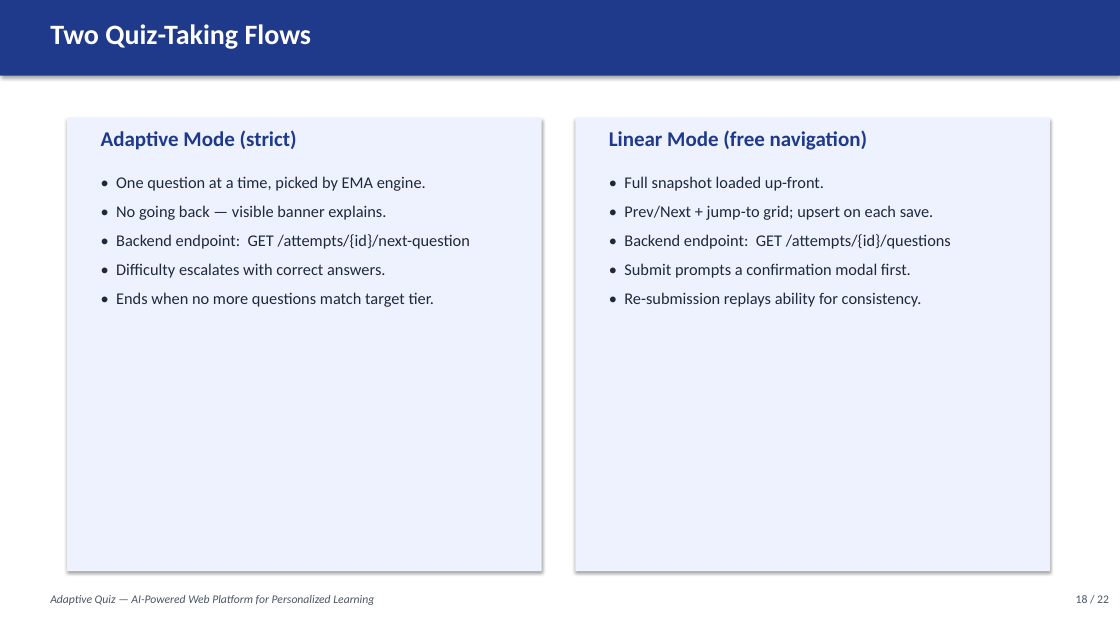
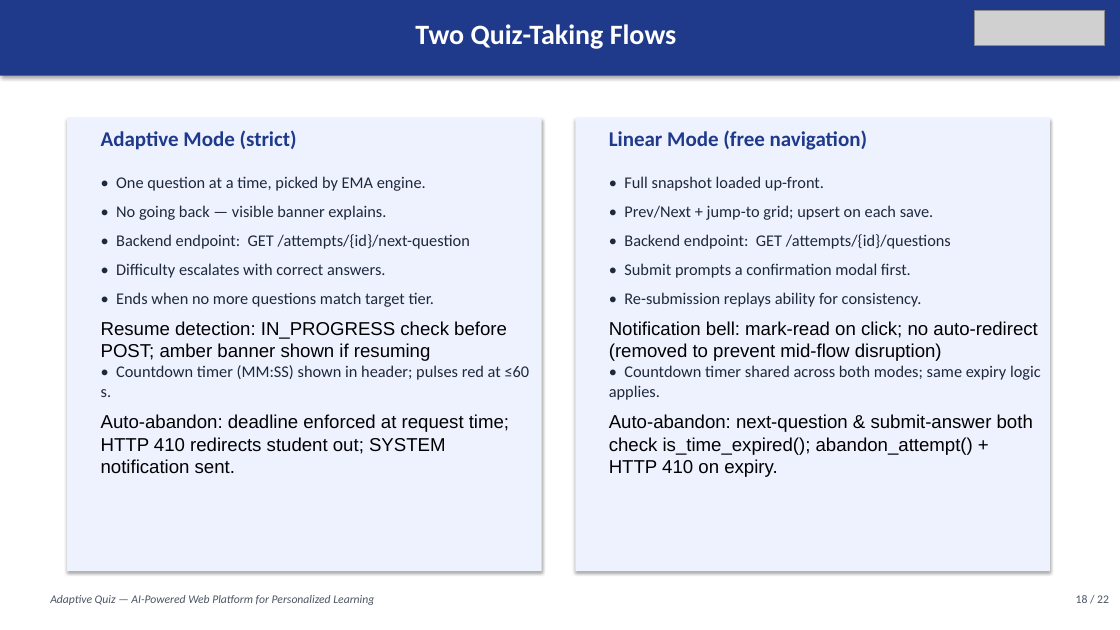
Before and after one commit to SanjnaRathour/Adaptive-Quiz, a slide deck: slide 18 of Adaptive_Quiz_Presentation.pptx. Drawn at 1120x630 pixels with LibreOffice and Linux fonts; fonts in the diff are those of the drawing; grey boxes stand for pictures. Boxes give left, top, right and bottom in pixels: in the first picture for what was removed or moved away, otherwise in the second. Text is boxed around its words. In the diff, an @@ line names an element or a change of style, - is before the commit and + after.

Commit message:
flow updated with ai algo for difficulty flow with update docs

```diff
--- a/Adaptive_Quiz_Presentation.pptx
+++ b/Adaptive_Quiz_Presentation.pptx
@@ text "Two Quiz-Taking Flows" at (x1=415, y1=24, x2=677, y2=49): alignment left to centre @@
@@ picture added at (x1=975, y1=10, x2=1105, y2=45) @@
@@ text at (x1=101, y1=321, x2=530, y2=473): paragraphs added @@
+Resume detection: IN_PROGRESS check before POST; amber banner shown if resuming
+• Countdown timer (MM:SS) shown in header; pulses red at ≤60 s.
+Auto-abandon: deadline enforced at request time; HTTP 410 redirects student out; SYSTEM notification sent.
@@ text at (x1=609, y1=321, x2=1041, y2=477): paragraphs added @@
+Notification bell: mark-read on click; no auto-redirect (removed to prevent mid-flow disruption)
+• Countdown timer shared across both modes; same expiry logic applies.
+Auto-abandon: next-question & submit-answer both check is_time_expired(); abandon_attempt() + HTTP 410 on expiry.
```
Also in this commit, not shown: 21 other slides changed, 28 other files.
